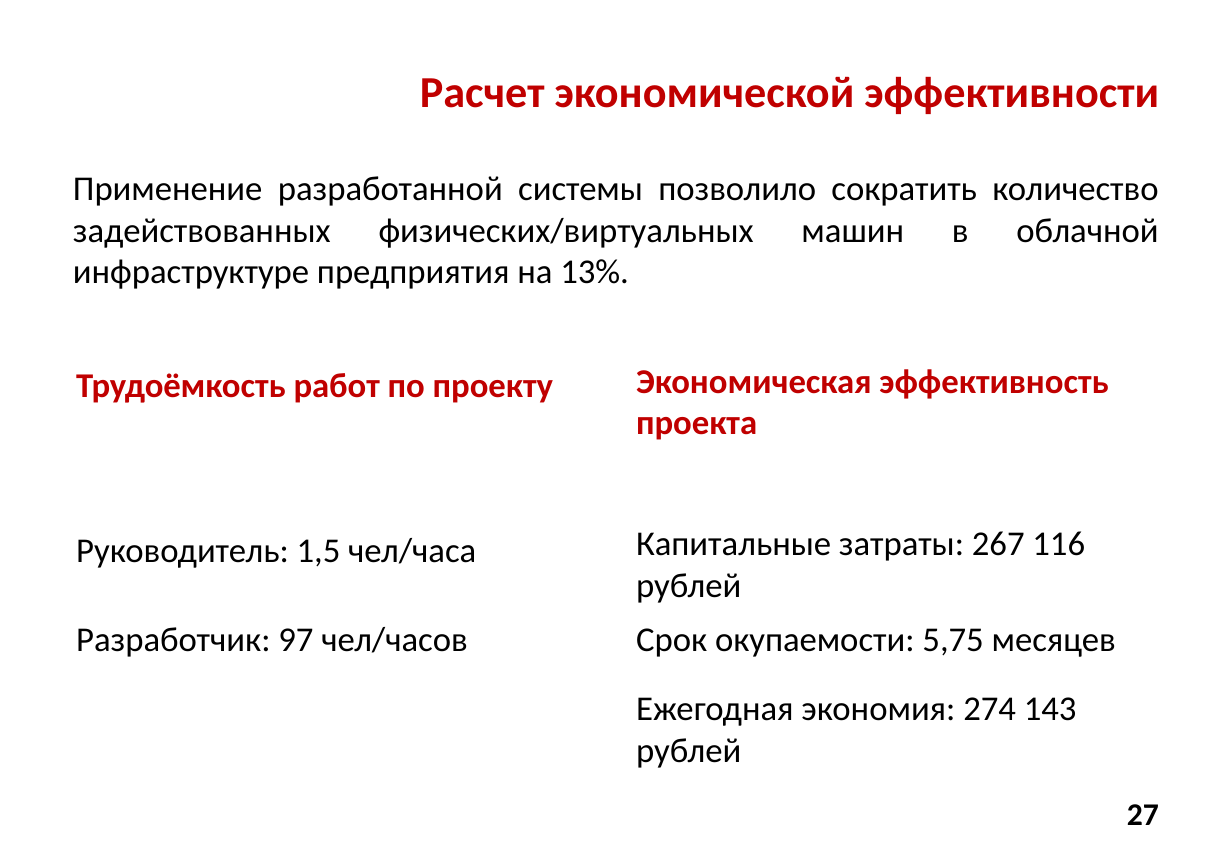
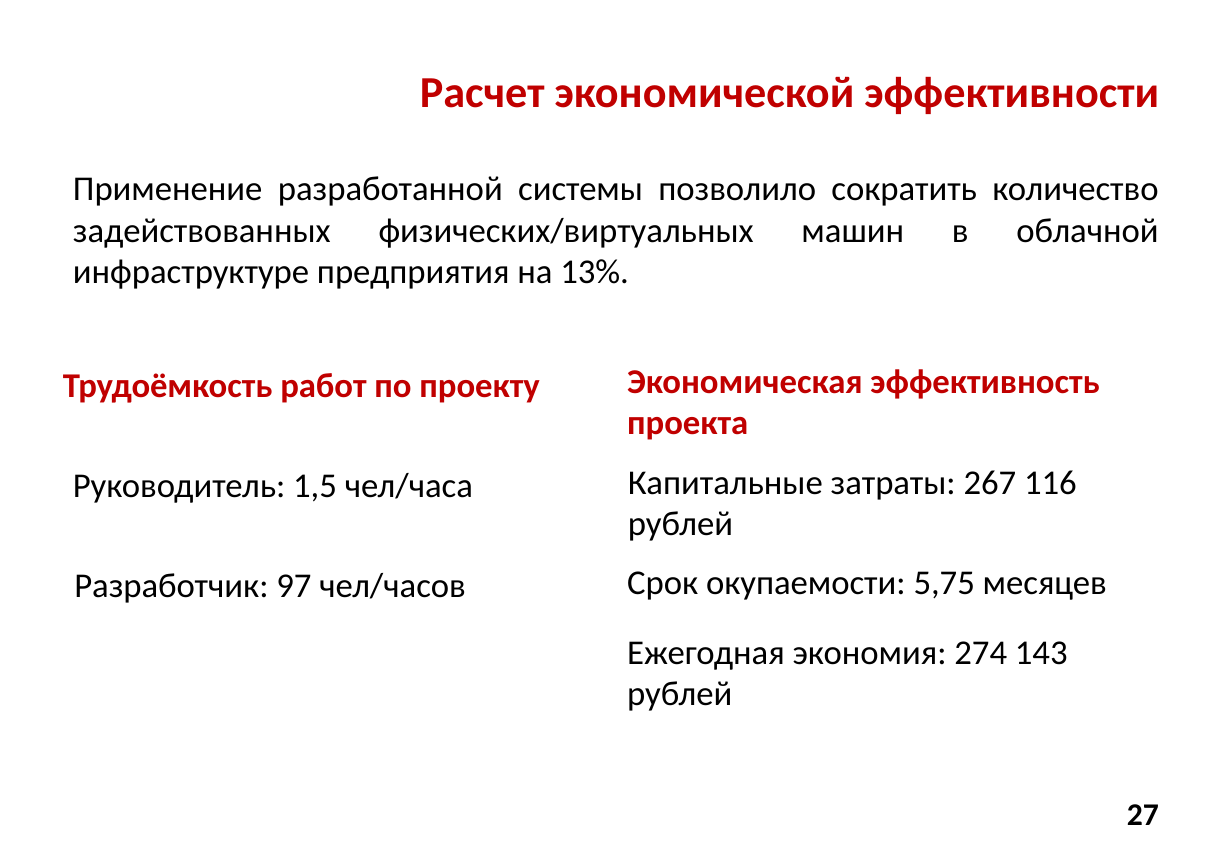
Before and after one commit to Alex-made/diplom, a slide deck: slide 27 of Презентация/Презентация диплома.pptx. Drawn at 1232x853 pixels with LibreOffice and Linux fonts; fonts in the diff are those of the drawing; background and template pictures are left out. Boxes give left, top, right and bottom in pixels: in the first picture for what was removed or moved away, otherwise in the second. Text is boxed around its words. In the diff, an @@ line names an element or a change of style, - is before the commit and + after.

```diff
--- a/Презентация/Презентация диплома.pptx
+++ b/Презентация/Презентация диплома.pptx
@@ text "Трудоёмкость работ по проекту": place and size @@
-text "Трудоёмкость работ по проекту" at <box>76,373,553,403</box>
+text "Трудоёмкость работ по проекту" at <box>63,373,539,403</box>
@@ text "Экономическая эффективность проекта": place and size @@
-text "Экономическая эффективность проекта" at <box>636,369,1108,440</box>
+text "Экономическая эффективность проекта" at <box>627,369,1099,440</box>
@@ text "Руководитель: 1,5 чел/часа": place and size @@
-text "Руководитель: 1,5 чел/часа" at <box>76,538,476,568</box>
+text "Руководитель: 1,5 чел/часа" at <box>73,473,473,503</box>
@@ text "Капитальные затраты: 267 116 рублей": place and size @@
-text "Капитальные затраты: 267 116 рублей" at <box>636,531,1085,603</box>
+text "Капитальные затраты: 267 116 рублей" at <box>628,470,1077,541</box>
@@ text "Разработчик: 97 чел/часов": place and size @@
-text "Разработчик: 97 чел/часов" at <box>76,627,468,657</box>
+text "Разработчик: 97 чел/часов" at <box>74,573,466,603</box>
@@ text "Срок окупаемости: 5,75 месяцев": place and size @@
-text "Срок окупаемости: 5,75 месяцев" at <box>636,628,1116,657</box>
+text "Срок окупаемости: 5,75 месяцев" at <box>627,571,1107,600</box>
@@ text "Ежегодная экономия: 274 143 рублей": place and size @@
-text "Ежегодная экономия: 274 143 рублей" at <box>636,697,1077,768</box>
+text "Ежегодная экономия: 274 143 рублей" at <box>627,641,1068,711</box>
```
Also in this commit, not shown: 7 other slides changed, 3 other files.
